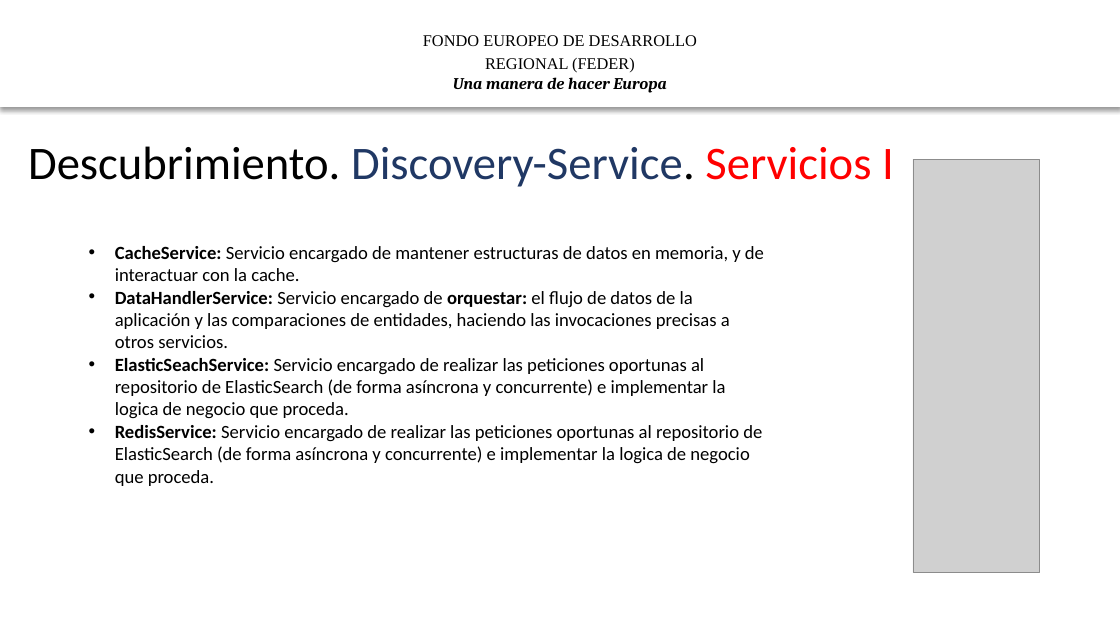
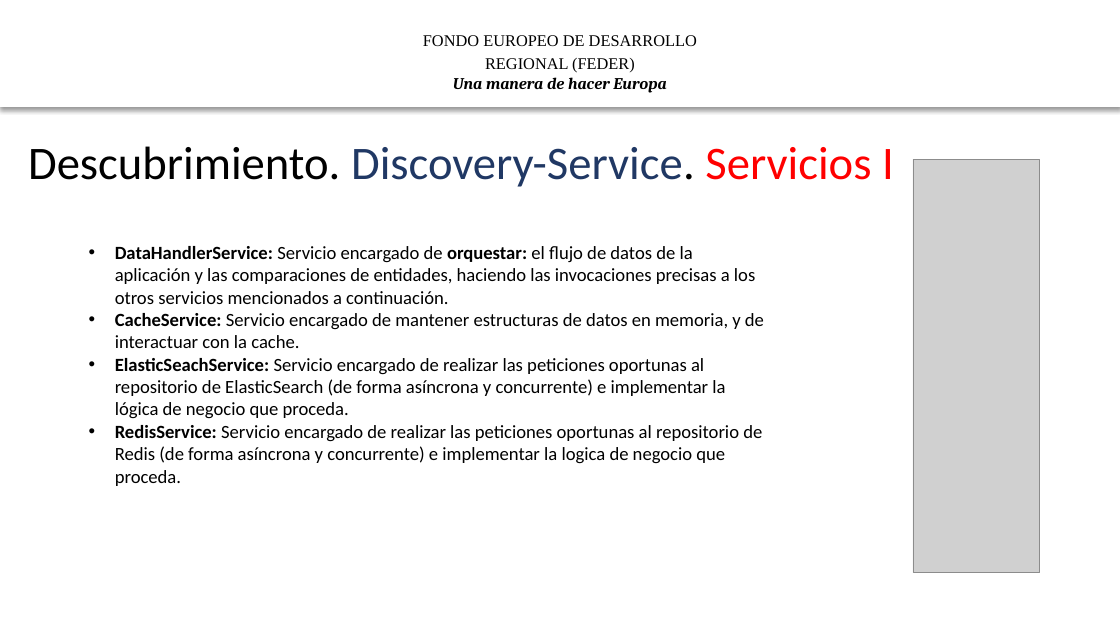
Before and after one commit to HerculesCRUE/ib-asio-docs-, a slide deck: slide 9 of 28-Material_de_formación/Formación Federación y Descubrimiento/III Arquitectura e integración.pptx (slide 5 before the commit). Drawn at 1120x630 pixels with LibreOffice and Linux fonts; fonts in the diff are those of the drawing; grey boxes stand for pictures; background and template pictures are left out. Boxes give left, top, right and bottom in pixels: in the first picture for what was removed or moved away, otherwise in the second. Text is boxed around its words. In the diff, an @@ line names an element or a change of style, - is before the commit and + after.

```diff
--- a/28-Material_de_formación/Formación Federación y Descubrimiento/III Arquitectura e integración.pptx
+++ b/28-Material_de_formación/Formación Federación y Descubrimiento/III Arquitectura e integración.pptx
@@ text at [115,246,755,304]: paragraph added @@
+• DataHandlerService: Servicio encargado de orquestar: el flujo de datos de la aplicación y las comparaciones de entidades, haciendo las invocaciones precisas a los otros servicios mencionados a continuación.
@@ text at [115,358,762,486]: text changed @@
-• DataHandlerService: Servicio encargado de orquestar: el flujo de datos de la aplicación y las comparaciones de entidades, haciendo las invocaciones precisas a otros servicios.
-• ElasticSeachService: Servicio encargado de realizar las peticiones oportunas al repositorio de ElasticSearch (de forma asíncrona y concurrente) e implementar la logica de negocio que proceda.
-• RedisService: Servicio encargado de realizar las peticiones oportunas al repositorio de ElasticSearch (de forma asíncrona y concurrente) e implementar la logica de negocio que proceda.
+• ElasticSeachService: Servicio encargado de realizar las peticiones oportunas al repositorio de ElasticSearch (de forma asíncrona y concurrente) e implementar la lógica de negocio que proceda.
+• RedisService: Servicio encargado de realizar las peticiones oportunas al repositorio de Redis (de forma asíncrona y concurrente) e implementar la logica de negocio que proceda.
```
Also in this commit, not shown: 13 other slides changed, 12 slides added, 19 other files.
